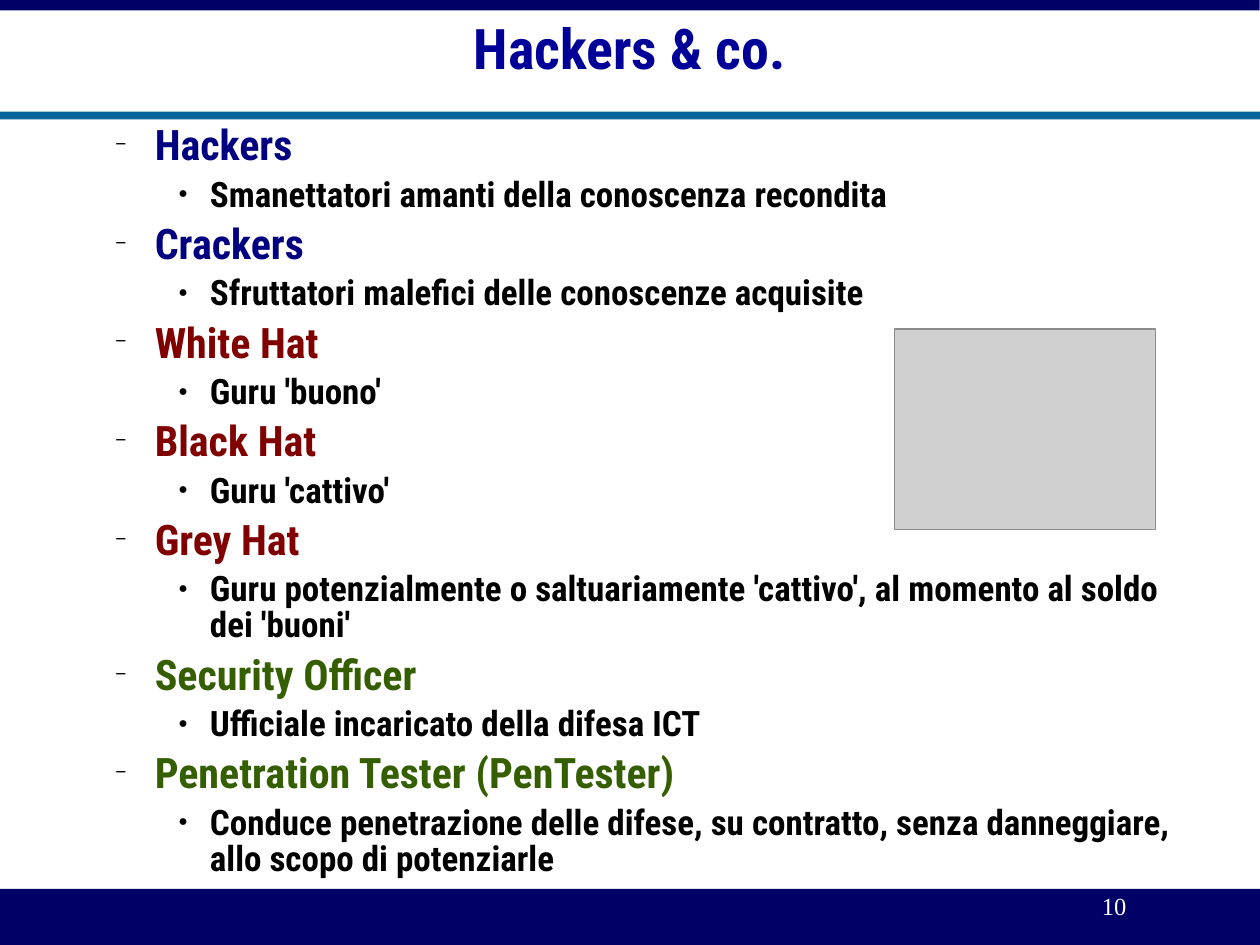
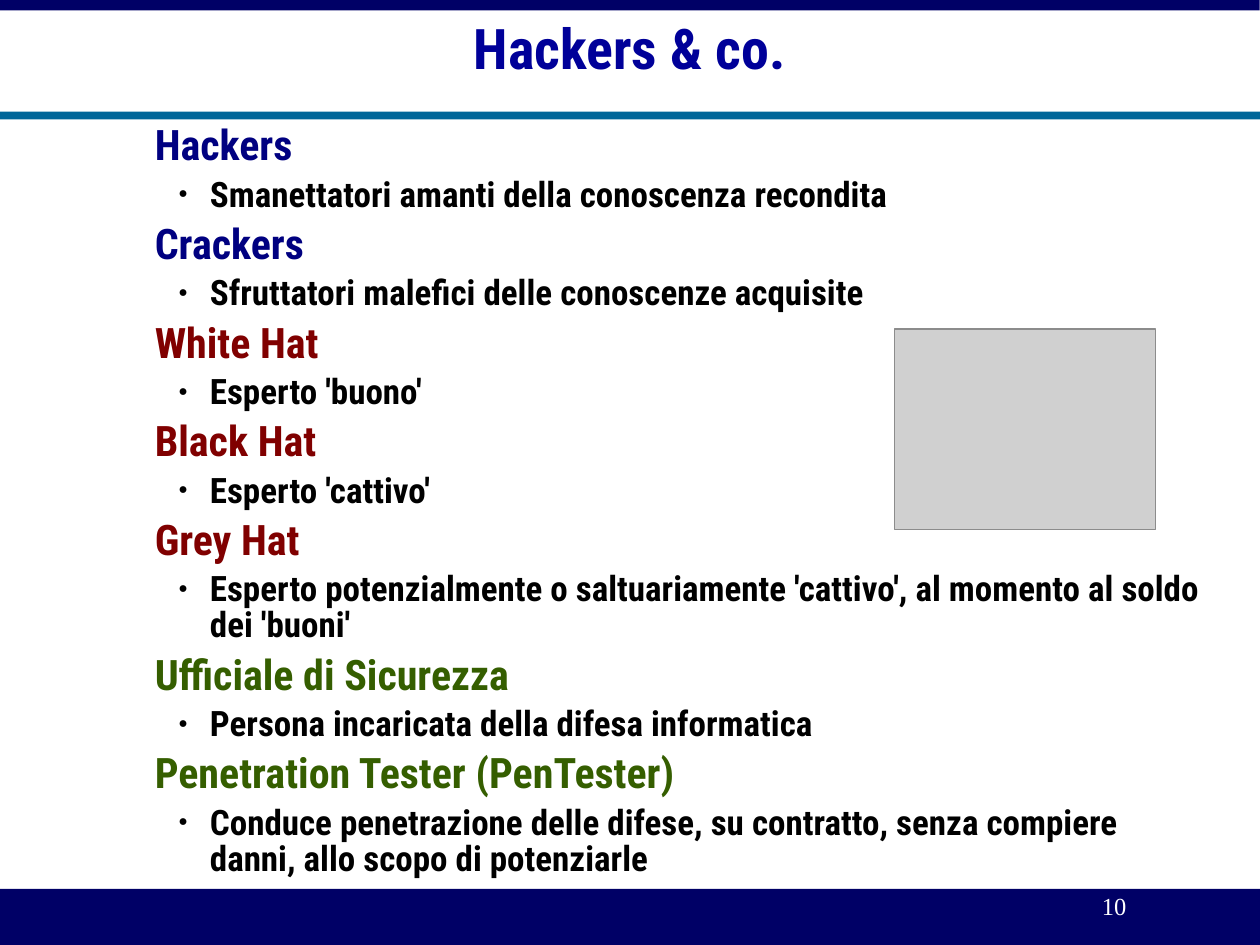
Before and after one commit to michelesimioli/cybersecurity_book, a slide deck: slide 10 of gitbook/slides/02crimine.odp. Drawn at 1260x945 pixels with LibreOffice and Linux fonts; fonts in the diff are those of the drawing; grey boxes stand for pictures. Boxes give left, top, right and bottom in pixels: in the first picture for what was removed or moved away, otherwise in the second. Text is boxed around its words. In the diff, an @@ line names an element or a change of style, - is before the commit and + after.

```diff
--- a/gitbook/slides/02crimine.odp
+++ b/gitbook/slides/02crimine.odp
@@ text at [155, 128, 675, 797]: bullet − to none @@
@@ text at [210, 377, 422, 411]: text changed @@
-    ● Guru 'buono'
+    ● Esperto 'buono'
@@ text at [210, 476, 430, 510]: text changed @@
-    ● Guru 'cattivo'
+    ● Esperto 'cattivo'
@@ text at [155, 574, 1199, 737]: text changed @@
-    ● Guru potenzialmente o saltuariamente 'cattivo', al momento al soldo dei 'buoni'
-  − Security Officer
-    ● Ufficiale incaricato della difesa ICT
+    ● Esperto potenzialmente o saltuariamente 'cattivo', al momento al soldo dei 'buoni'
+  Ufficiale di Sicurezza
+    ● Persona incaricata della difesa informatica
@@ text at [210, 808, 1118, 878]: text changed @@
-    ● Conduce penetrazione delle difese, su contratto, senza danneggiare, allo scopo di potenziarle
+    ● Conduce penetrazione delle difese, su contratto, senza compiere danni, allo scopo di potenziarle
```
Also in this commit, not shown: 41 other slides changed, 5 slides added, 5 slides removed, 36 other files.
